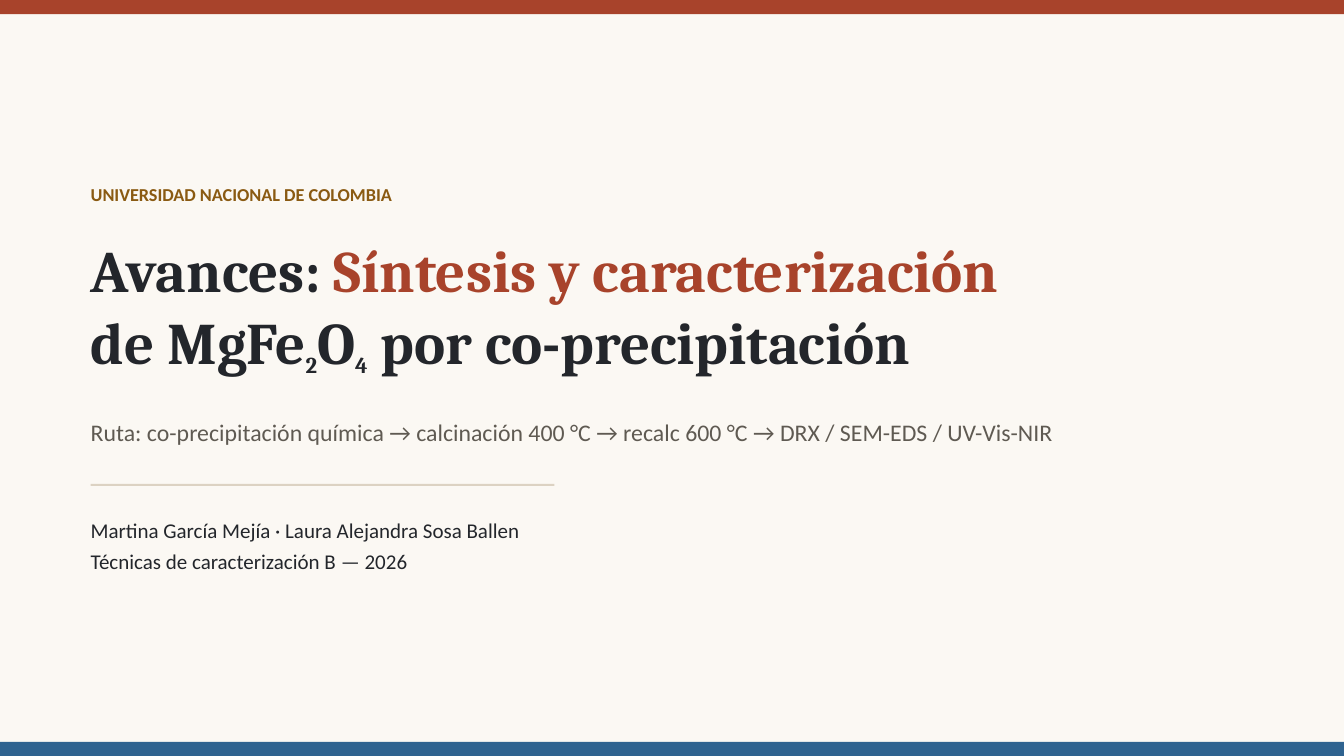
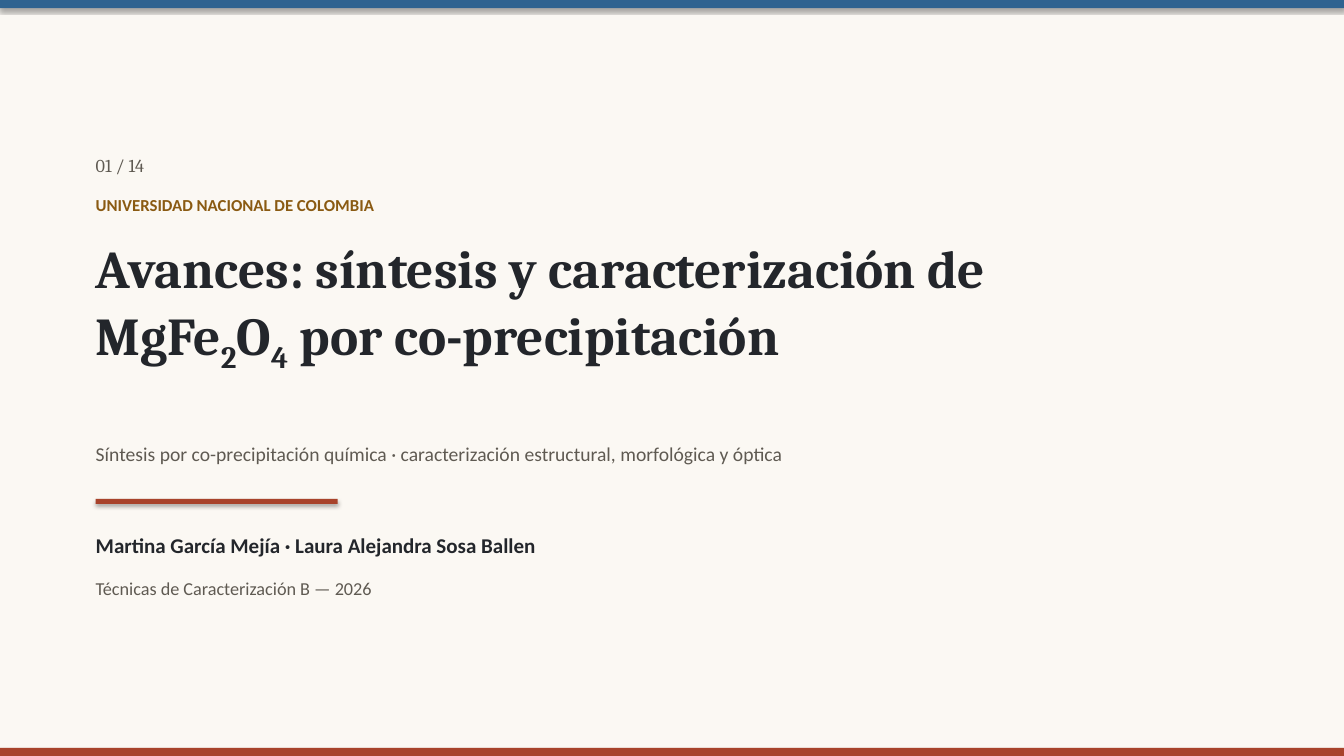
Before and after one commit to rifu-uni/tcb, a slide deck: slide 1 of article/Avances_MgFe2O4.pptx. Drawn at 1344x756 pixels with LibreOffice and Linux fonts; fonts in the diff are those of the drawing. Boxes give left, top, right and bottom in pixels: in the first picture for what was removed or moved away, otherwise in the second. Text is boxed around its words. In the diff, an @@ line names an element or a change of style, - is before the commit and + after.

Commit message:
presentation

```diff
--- a/article/Avances_MgFe2O4.pptx
+++ b/article/Avances_MgFe2O4.pptx
@@ rectangle at [0,0,1344,756]: shadow on @@
@@ rectangle: place and size @@
-rectangle at [0,0,1344,14]
+rectangle at [0,0,1344,8]
@@ rectangle at [0,0,1344,8]: fill #A8432B to #2F6390; shadow on @@
@@ text added at [96,160,145,172], 13 pt, text #5F5A52 @@
+01 / 14
@@ text "UNIVERSIDAD NACIONAL DE COLOMBIA": place and size @@
-text "UNIVERSIDAD NACIONAL DE COLOMBIA" at [91,189,392,201]
+text "UNIVERSIDAD NACIONAL DE COLOMBIA" at [96,200,374,211]
@@ text "UNIVERSIDAD NACIONAL DE COLOMBIA" at [96,200,374,211]: size 13 to 12 pt; line spacing 1 to 1.15 @@
@@ text at [96,250,986,367]: text changed; size 42 to 38 pt @@
-Avances: Síntesis y caracterización
-de MgFe2O4 por co-precipitación
+Avances: síntesis y caracterización de MgFe2O4 por co-precipitación
@@ text removed at [91,424,1052,445] @@
-Ruta: co-precipitación química → calcinación 400 °C → recalc 600 °C → DRX / SEM-EDS / UV-Vis-NIR
@@ text added at [96,447,782,465], 14 pt, text #5F5A52 @@
+Síntesis por co-precipitación química · caracterización estructural, morfológica y óptica
@@ rectangle removed at [91,484,555,486] @@
@@ rectangle added at [96,499,338,504], fill #A8432B @@
@@ text "Martina García Mejía · Laura ...": place and size @@
-text "Martina García Mejía · Laura ..." at [91,523,520,569]
+text "Martina García Mejía · Laura ..." at [96,538,535,557]
@@ text "Martina García Mejía · Laura ..." at [96,538,535,557]: bold on; line spacing 1.25 to 1.15 @@
@@ text at [91,554,408,569]: paragraph removed @@
-Técnicas de caracterización B — 2026
@@ text added at [96,582,372,595], 13 pt, text #5F5A52 @@
+Técnicas de Caracterización B — 2026
@@ rectangle: place and size @@
-rectangle at [0,742,1344,756]
+rectangle at [0,748,1344,756]
@@ rectangle at [0,748,1344,756]: fill #2F6390 to #A8432B; shadow on @@
```
Also in this commit, not shown: 2 other slides changed, 11 slides added, 6 slides removed, 51 other files.
